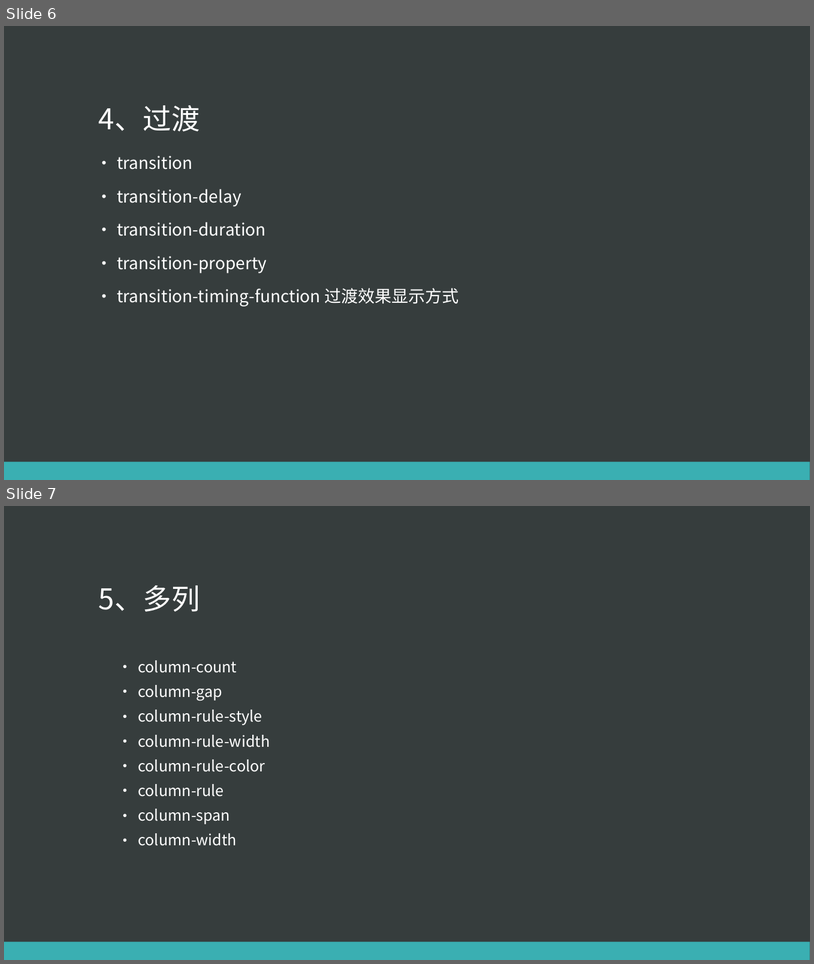
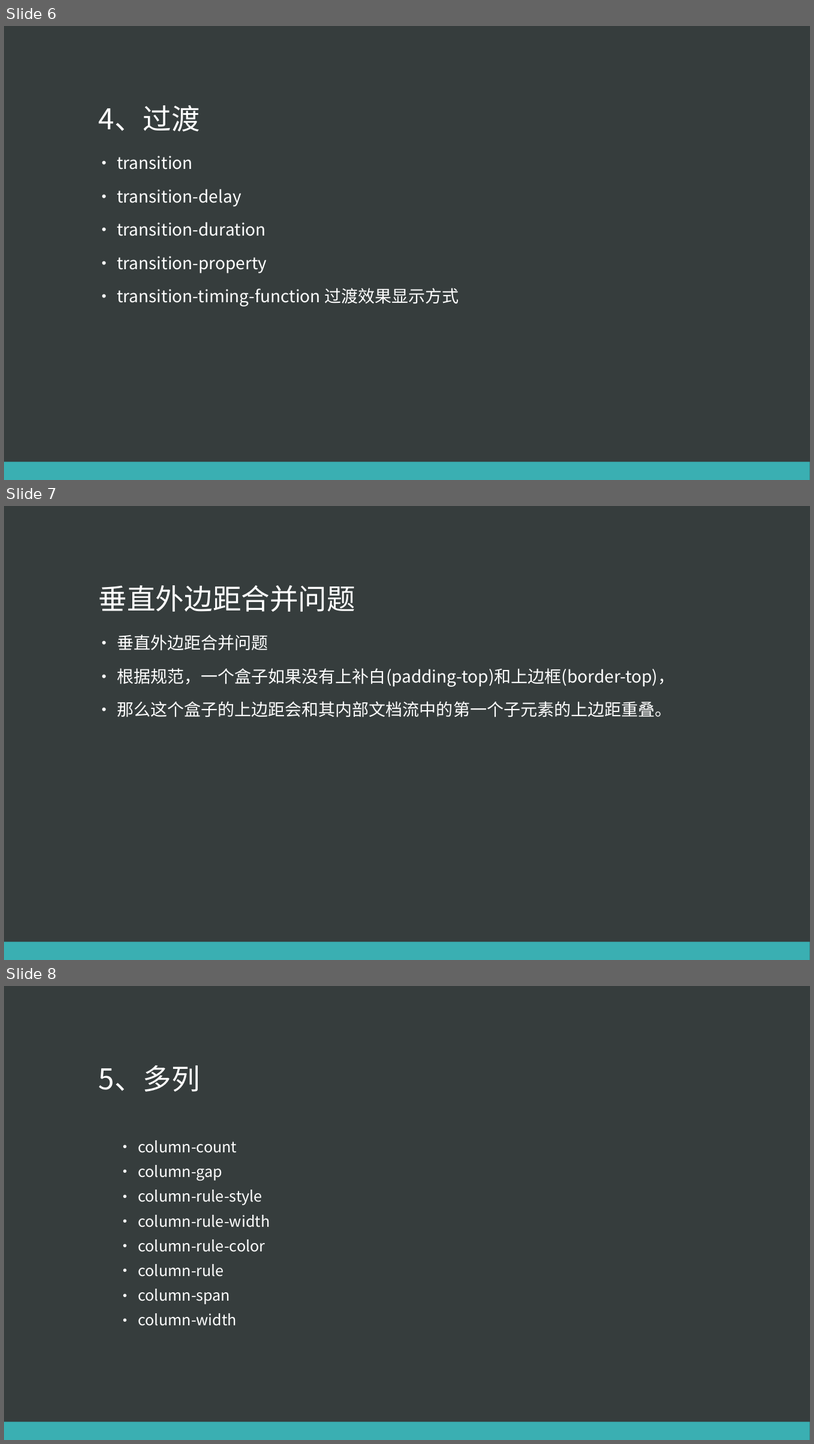
Before and after one commit to eventao/courseware, a slide deck: ppt/css3/css3-1.pptx. Shown one above the other, each under a label of ours: slides 6 and 7 before the commit, slides 6, 7 and 8 after it. The pictures are 814x964 and 814x1444 pixels, drawn with LibreOffice and Linux fonts; fonts in the diff are those of the drawing. Boxes give left, top, right and bottom in pixels: in the first picture for what was removed or moved away, otherwise in the second. Text is boxed around its words. In the diff, an @@ line names an element or a change of style, - is before the commit and + after.

```diff
--- a/ppt/css3/css3-1.pptx
+++ b/ppt/css3/css3-1.pptx
@@ slide 7 added at [4, 506, 810, 960], background #363D3D; not listed: 1 template element that a slide beside it also shows @@
@@ title added at [99, 585, 356, 612], 34 pt, text #FFFFFF @@
+垂直外边距合并问题
@@ text added at [117, 634, 675, 717], 20 pt, text #FFFFFF @@
+• 垂直外边距合并问题
+• 根据规范，一个盒子如果没有上补白(padding-top)和上边框(border-top)，
+• 那么这个盒子的上边距会和其内部文档流中的第一个子元素的上边距重叠。
@@ what was slide 7 is now slide 8 @@
```
Also in this commit, not shown: 2 slides changed, 2 other slides added.
